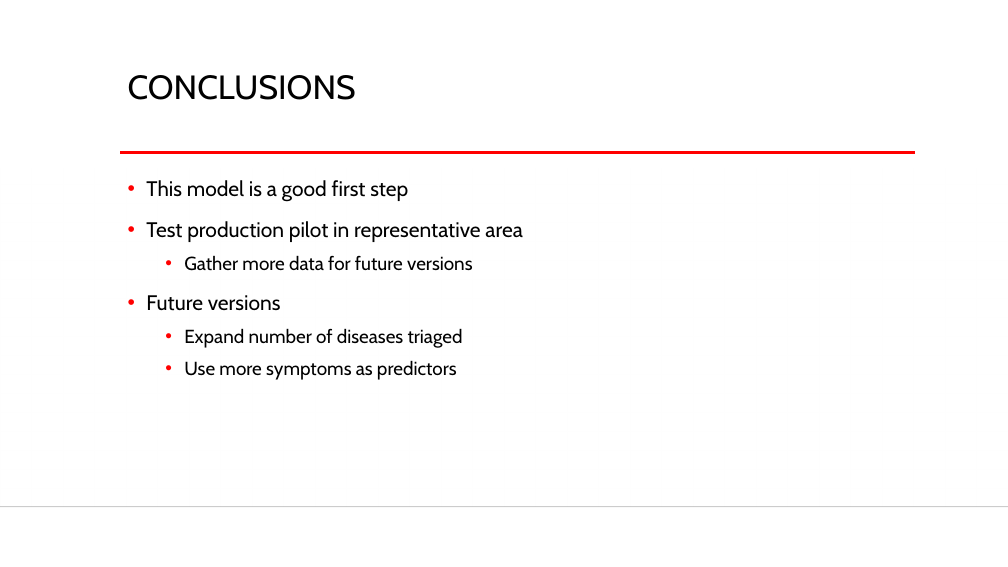
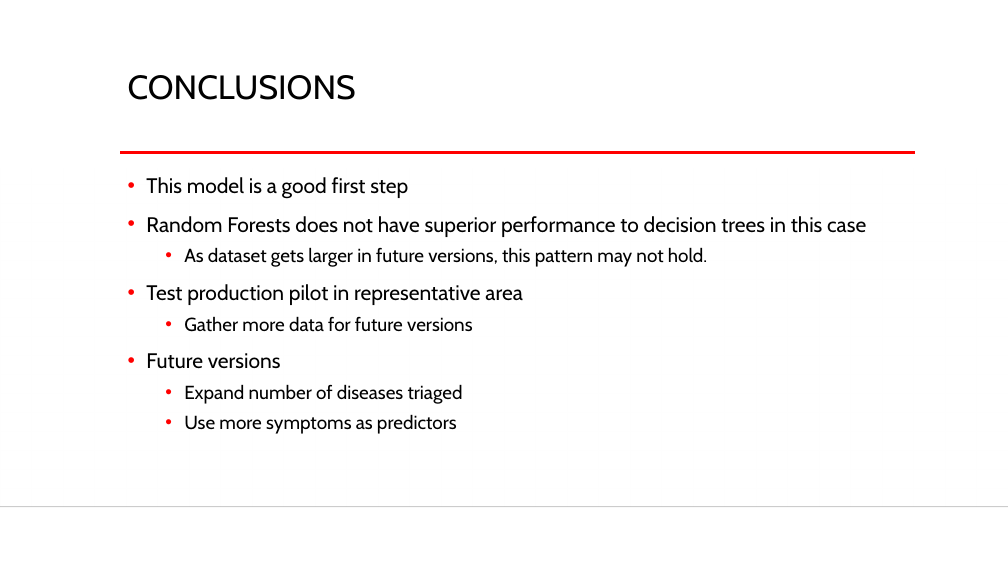
Before and after one commit to PaulButler8/springboard, a slide deck: slide 23 of Capstone 2/Capstone 2 Presentation.pptx (slide 15 before the commit). Drawn at 1008x567 pixels with LibreOffice and Linux fonts; fonts in the diff are those of the drawing; background and template pictures are left out. Boxes give left, top, right and bottom in pixels: in the first picture for what was removed or moved away, otherwise in the second. Text is boxed around its words. In the diff, an @@ line names an element or a change of style, - is before the commit and + after.

```diff
--- a/Capstone 2/Capstone 2 Presentation.pptx
+++ b/Capstone 2/Capstone 2 Presentation.pptx
@@ text at [146, 177, 522, 434]: line spacing 1.2 to 1.1 @@
@@ text at [146, 216, 866, 267]: paragraphs added @@
+• Random Forests does not have superior performance to decision trees in this case
+  • As dataset gets larger in future versions, this pattern may not hold.
```
Also in this commit, not shown: 9 other slides changed, 8 slides added, 1 other file.
